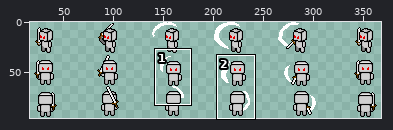
A sprite sheet gets an edit: MyGame/assets/sprites/Characters/Robot/attack/attack.png. The first picture is a wide view before the edit; the outline marks the close-up.
Close-up. The starting point:
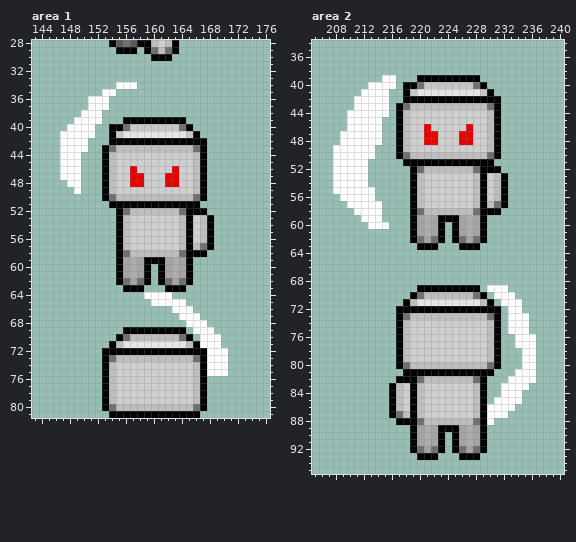
The file is 384x96 pixels. Shown: area 1: x 143..176, y 28..81; area 2: x 205..240, y 34..95. The wide view leaves out empty margins. The commit also changed other parts of the picture, which this record leaves out.
New version:
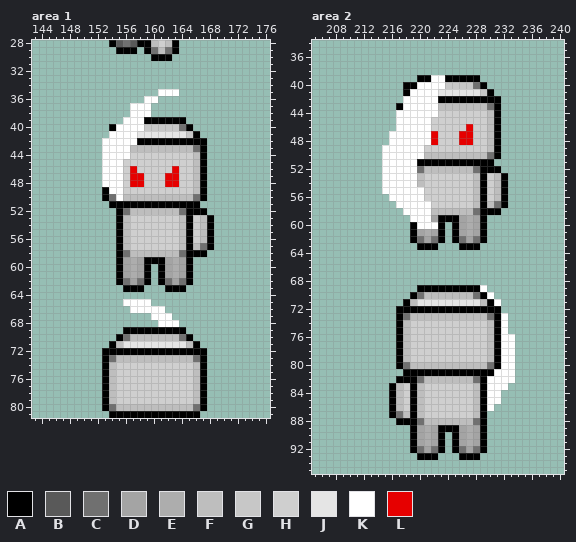
Palette (. is transparent): A #000000  B #595959  C #707070  D #a4a4a4  E #adadad  F #bebebe  G #c7c7c7  H #cfcfcf  J #e5e5e5  K #ffffff  L #e60000
The edit:
Changed rows in their new state; - is an unchanged pixel.
Area 1:
first column x 147:
34 --------...------
35 ------..------KKK
36 ----...-----KK---
37 ----...---KKK----
38 ---...----KKK----
39 --....---KKK-----
40 -....---KKKK-----
41 .....--KKKK------
42 ....--KKKKK------
43 ....--KKKK-------
44 ...---KKKK-------
45 ...---KKK--------
46 ...---KKK--------
47 ...---KKK--------
48 -..---KKK--------
49 --.----KK--------
50 --------K--------
first column x 156:
64 ---....--------
65 KKKK.....------
66 -KKKKK-...-----
67 ----KKK-...----
68 -----KKK-...---
69 ----------...--
70 -----------...-
71 -----------...-
72 ------------...
73 ------------...
74 ------------...
75 ------------...
Area 2:
first column x 208:
39 -------..-----KK
40 -----....---KKKK
41 ----....---KKKK-
42 ---.....--KKKKK-
43 ---.....--KKKKK-
44 --......-KKKKKK-
45 --.....--KKKKK--
46 --.....--KKKKK--
47 -......-KKKKKK--
48 -......-KKKKKK--
49 ......-KKKKKK---
50 ......-KKKKKK---
51 .....--KKKKK----
52 .....--KKKKK----
53 .....--KKKKK----
54 .....--KKKKK----
55 ......-KKKKKK---
56 -.....--KKKKK---
57 --.....--KKKKK--
58 ---....---KKKK--
59 ----...----KKK--
60 -----...----KKK-
first column x 229:
69 K...----
70 -K...---
71 --K...--
72 ----..--
73 ---K...-
74 ---K...-
75 ---K...-
76 ---KK...
77 ---KK...
78 ---KK-..
79 ---KK-..
80 ---KK-..
81 --KKK...
82 -KKK-...
83 -KK-...-
84 -KK...--
85 -K-...--
86 --...---
87 -...----
88 -.------
Changed places in both close-ups, as pixel boxes (x1, y1, x2, y2):
changed: (60, 82, 179, 201)
changed: (123, 292, 228, 376)
changed: (333, 75, 445, 229)
changed: (480, 285, 536, 425)
